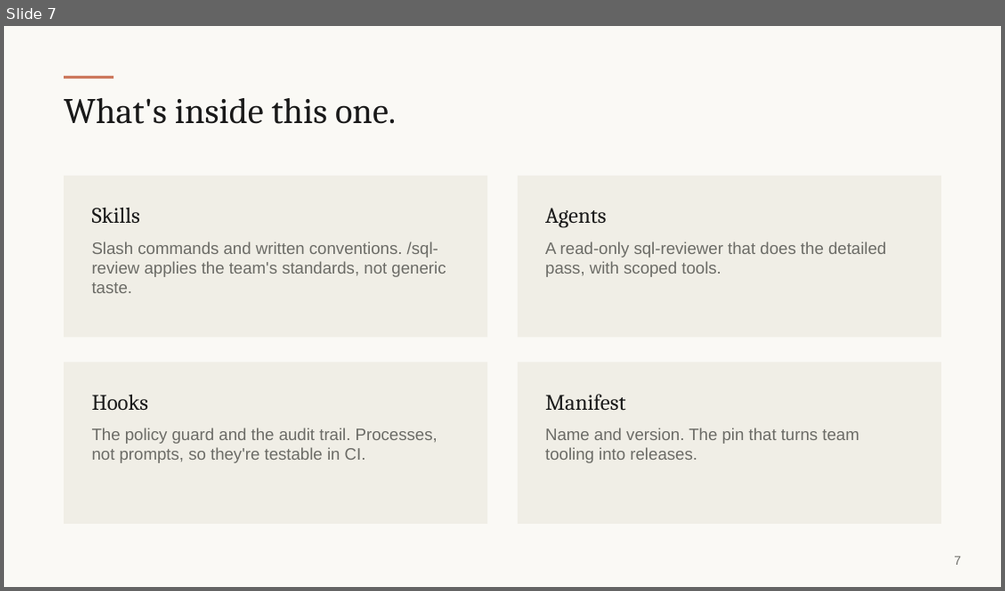
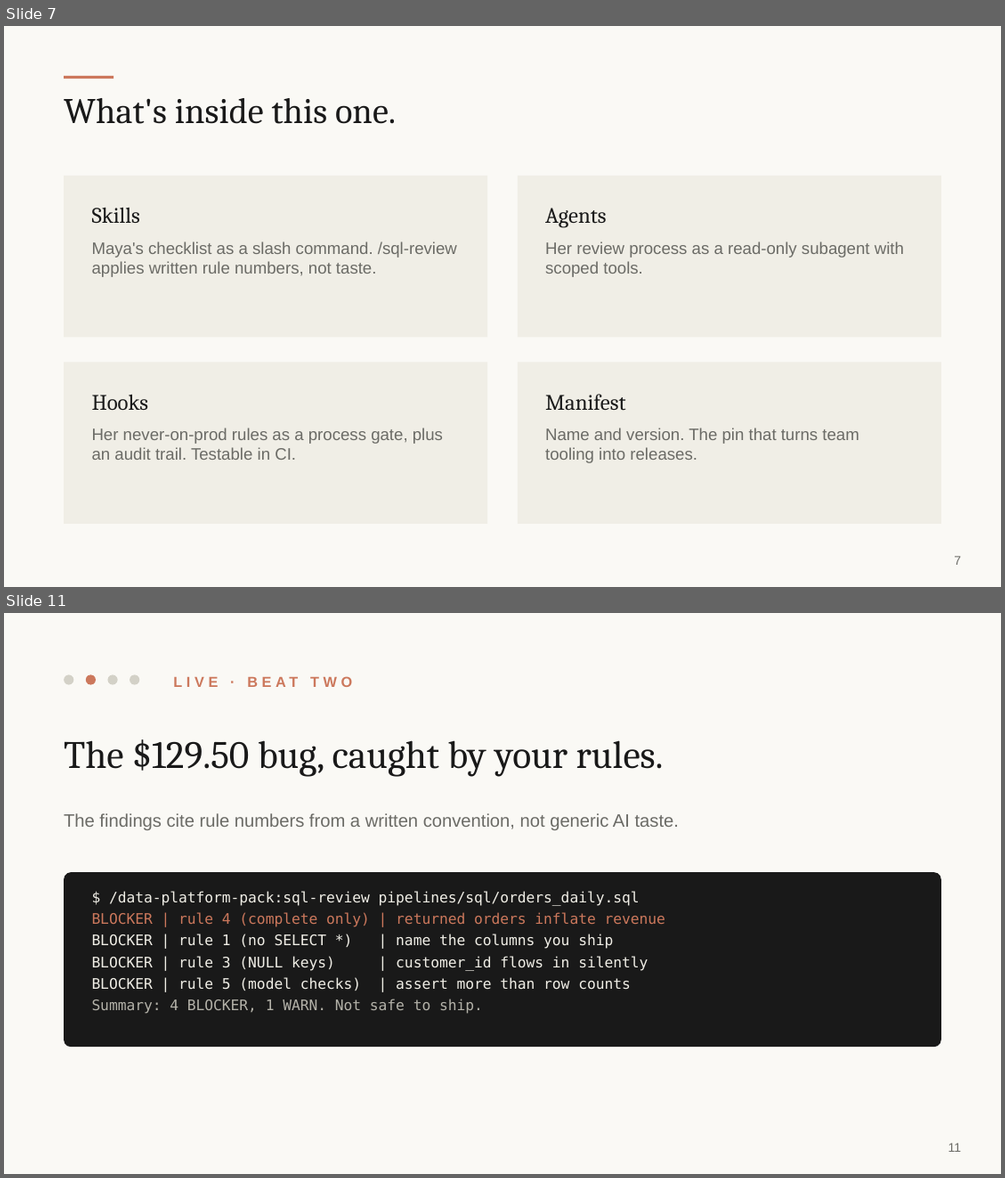
Before and after one commit to andymadson/data-platform-pack, a slide deck: enablement/deck/presentation-deck.pptx. Shown one above the other, each under a label of ours: slide 7 before the commit, slides 7 and 11 after it; the slides between them are not shown. The pictures are 1005x591 and 1005x1178 pixels, drawn with LibreOffice and Linux fonts; fonts in the diff are those of the drawing. Boxes give left, top, right and bottom in pixels: in the first picture for what was removed or moved away, otherwise in the second. Text is boxed around its words. In the diff, an @@ line names an element or a change of style, - is before the commit and + after.

Commit message:
Room deck rebuilt as a story: the wrong dashboard number, Maya, and four live beats with terminal receipts

```diff
--- a/enablement/deck/presentation-deck.pptx
+++ b/enablement/deck/presentation-deck.pptx
@@ slide 11 added at [4, 613, 1001, 1174], background #FAF9F5 @@
@@ ellipse added at [64, 674, 73, 685], fill #D3D1C7 @@
@@ ellipse added at [86, 674, 96, 685], fill #CC785C @@
@@ ellipse added at [107, 674, 118, 685], fill #D3D1C7 @@
@@ ellipse added at [129, 674, 139, 685], fill #D3D1C7 @@
@@ text added at [173, 668, 672, 696], 10.5 pt, text #CC785C, bold @@
+LIVE · BEAT TWO
@@ text added at [64, 739, 663, 777], 28 pt, text #191919 @@
+The $129.50 bug, caught by your rules.
@@ text added at [64, 813, 679, 830], 13 pt, text #6B6B66 @@
+The findings cite rule numbers from a written convention, not generic AI taste.
@@ rounded rectangle added at [64, 872, 941, 1046], fill #191919 @@
@@ text added at [92, 891, 665, 1013], 10.5 pt, text #F0EEE6 @@
+$ /data-platform-pack:sql-review pipelines/sql/orders_daily.sql
+BLOCKER | rule 4 (complete only) | returned orders inflate revenue
+BLOCKER | rule 1 (no SELECT *) | name the columns you ship
+BLOCKER | rule 3 (NULL keys) | customer_id flows in silently
+BLOCKER | rule 5 (model checks) | assert more than row counts
+Summary: 4 BLOCKER, 1 WARN. Not safe to ship.
@@ text added at [948, 1143, 962, 1151], 9 pt, text #6B6B66 @@
+11
@@ slide 7 changed as well @@
@@ text at [92, 241, 457, 277]: text changed @@
-Slash commands and written conventions. /sql-review applies the team's standards, not generic taste.
+Maya's checklist as a slash command. /sql-review applies written rule numbers, not taste.
@@ text at [545, 241, 904, 277]: text changed @@
-A read-only sql-reviewer that does the detailed pass, with scoped tools.
+Her review process as a read-only subagent with scoped tools.
@@ text at [92, 427, 443, 459]: text changed @@
-The policy guard and the audit trail. Processes, not prompts, so they're testable in CI.
+Her never-on-prod rules as a process gate, plus an audit trail. Testable in CI.
```
Also in this commit, not shown: 3 other slides changed, 11 other slides added, 10 slides removed, 3 other files.
